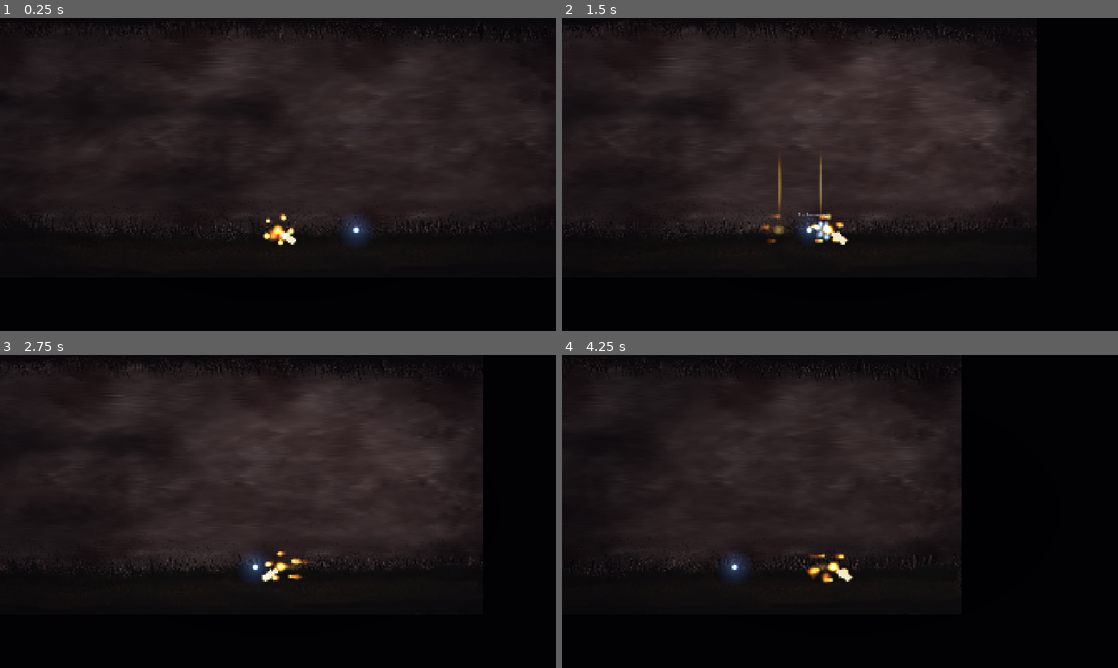
Above: before the commit, frames 1-4 (two rows, left to right).
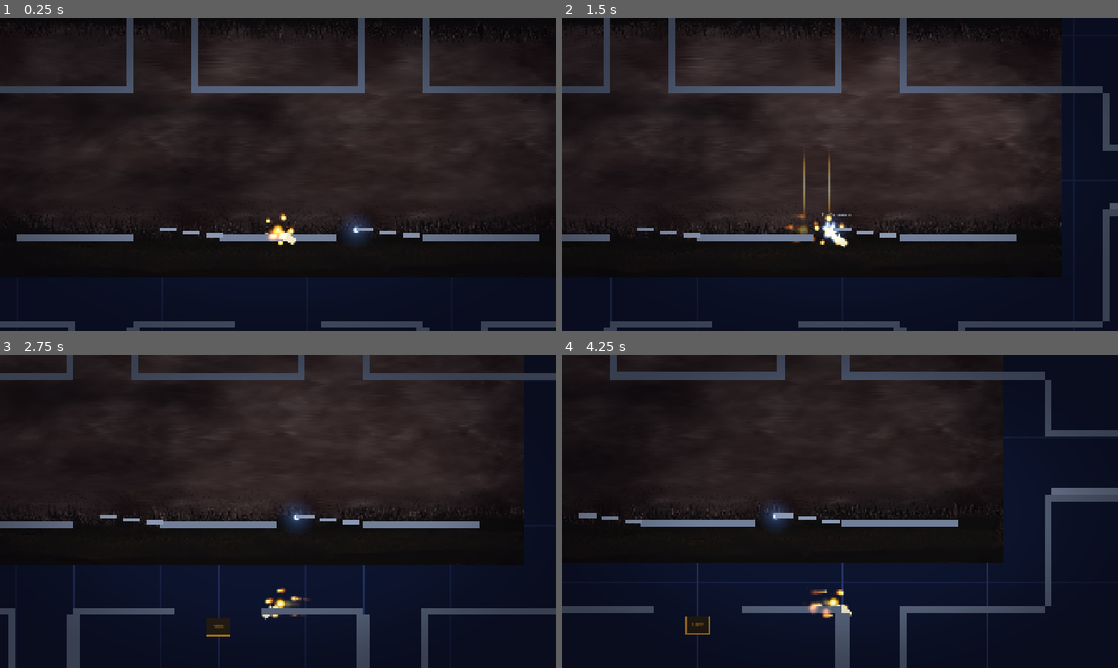
Above: after the commit, the same moments.

Repository: Ito-x/Zell
Game: Godot game, scene res://scenes/world/LesYeux.tscn
Same seed, same stepped clock (60 frames per second), same inputs: the game is played once before the commit and once after it.
Inputs (mouse positions are in pixels of both pictures, inside the frame that each line leads up to):
- Up to frame 1 (0.25 s): no input
- Up to frame 2 (1.5 s): tap Enter at 0.5 s; move the mouse to (962, 158) at 0.52 s; hold D (move_right) from 0.53 s (still down); click (962, 158) at 0.6 s; tap Space (jump) at 0.77 s; move the mouse to (728, 190) at 1.27 s; right-click (728, 190) at 1.35 s
- Up to frame 3 (2.75 s): tap Space (jump) at 1.52 s; move the mouse to (333, 442) at 2.02 s; release D (move_right) at 2.03 s; hold A (move_left) from 2.03 s (still down); tap F (impulsion) at 2.1 s
- Up to frame 4 (4.25 s): move the mouse to (812, 574) at 2.77 s; release A (move_left) at 2.78 s; hold D (move_right) from 2.78 s (still down); tap E (interact) at 2.85 s; tap Space (jump) at 3.02, 3.77 s; move the mouse to (1006, 558) at 3.52 s; hold S (look_down) from 3.53 s (still down)

The runs differ from the first frame. In frame 1, 22% of the frame differs, in the area x 0-100%, y 0-100%; in frame 2, 33%; in frame 3, 46%; in frame 4, 52%.

Commit message:
feat(LesYeux): prototype hub central — plateformes, murs, corridors, grille
Ajout du layout prototype du hub central avec 3 plateformes principales,
6 corridors stubs, fond bleu + grille, et géométrie complète (@tool).

Co-Authored-By: Claude Opus 4.6 <noreply@anthropic.com>

Diff:
--- /dev/null
+++ b/assets/shaders/prototype_grid.gdshader
@@ -0,0 +1,32 @@
+shader_type canvas_item;
+
+// Grille prototype pour le fond du hub
+uniform vec4 bg_color : source_color = vec4(0.05, 0.08, 0.18, 1.0);
+uniform vec4 line_color : source_color = vec4(0.12, 0.18, 0.35, 1.0);
+uniform vec4 major_color : source_color = vec4(0.15, 0.22, 0.42, 1.0);
+uniform float grid_size = 100.0;
+uniform float major_every = 5.0;
+uniform float line_width = 1.0;
+uniform float major_width = 2.0;
+uniform vec2 rect_size = vec2(10000.0, 10000.0);
+
+void fragment() {
+	vec2 pos = UV * rect_size;
+
+	// Lignes mineures
+	vec2 cell = mod(pos, grid_size);
+	float minor = step(cell.x, line_width) + step(cell.y, line_width);
+	minor = clamp(minor, 0.0, 1.0);
+
+	// Lignes majeures
+	float major_size = grid_size * major_every;
+	vec2 major_cell = mod(pos, major_size);
+	float major = step(major_cell.x, major_width) + step(major_cell.y, major_width);
+	major = clamp(major, 0.0, 1.0);
+
+	vec4 color = bg_color;
+	color = mix(color, line_color, minor * 0.5);
+	color = mix(color, major_color, major * 0.8);
+
+	COLOR = color;
+}
--- a/project.godot
+++ b/project.godot
@@ -81,4 +81,4 @@
 [rendering]
 
 rendering_device/driver.windows="d3d12"
-environment/defaults/default_clear_color=Color(0.005, 0.003, 0.012, 1)
+environment/defaults/default_clear_color=Color(0.05, 0.08, 0.18, 1)
--- /dev/null
+++ b/scenes/world/HubBuilder.gd
@@ -0,0 +1,262 @@
+@tool
+extends Node2D
+## Construit la géométrie prototype du hub central (Les Yeux).
+## Chaque mur/plateforme = StaticBody2D + CollisionShape2D + Polygon2D.
+## On ne touche PAS aux nodes existants (Player, Neurone, Sol, Plafond, Background…).
+
+# --- Couleurs prototype ---
+const WALL_COLOR := Color(0.35, 0.40, 0.50)
+const PLAT_COLOR := Color(0.45, 0.50, 0.60)
+const SMALL_PLAT_COLOR := Color(0.55, 0.60, 0.70)
+const DOOR_COLOR := Color(0.8, 0.55, 0.15)
+const DOOR_FILL := Color(0.15, 0.12, 0.08)
+
+# --- Dimensions clés ---
+# Le Player est à (0, 360), pieds à Y≈385.
+# On construit le hub autour de cette position.
+const PLATFORM_Y := 385.0       # surface supérieure des plateformes principales
+const CEILING_Y := -100.0       # bord inférieur du plafond
+const FLOOR_Y := 685.0          # bord supérieur du sol principal
+const WALL_THICK := 24.0
+const HUB_HALF_W := 1200.0      # demi-largeur du hub
+
+func _ready() -> void:
+	# Nettoyer les enfants existants (évite les doublons dans l'éditeur)
+	for child in get_children():
+		child.queue_free()
+
+	_build_platforms()
+	_build_ceiling()
+	_build_floor()
+	_build_walls()
+	_build_door()
+	_build_lower_area()
+	_build_corridors()
+
+# ===========================================
+# PLATEFORMES PRINCIPALES
+# ===========================================
+func _build_platforms() -> void:
+	# 3 plateformes au niveau du joueur (top à PLATFORM_Y)
+	# Le Sol existant sert de collision sous le joueur,
+	# on ajoute les 2 plateformes latérales + les petites plateformes de saut.
+
+	# Plateforme gauche
+	_wall(Vector2(-700, PLATFORM_Y + 12), Vector2(400, WALL_THICK), PLAT_COLOR)
+
+	# Plateforme droite
+	_wall(Vector2(700, PLATFORM_Y + 12), Vector2(400, WALL_THICK), PLAT_COLOR)
+
+	# Petites plateformes de saut (gauche → centre)
+	for i in range(3):
+		var px := -380.0 + i * 80.0
+		_wall(Vector2(px, PLATFORM_Y - 15 + i * 10), Vector2(60, 14), SMALL_PLAT_COLOR)
+
+	# Petites plateformes de saut (centre → droite)
+	for i in range(3):
+		var px := 300.0 + i * 80.0
+		_wall(Vector2(px, PLATFORM_Y - 15 + i * 10), Vector2(60, 14), SMALL_PLAT_COLOR)
+
+# ===========================================
+# PLAFOND (avec 2 ouvertures pour corridors haut)
+# ===========================================
+func _build_ceiling() -> void:
+	var cy := CEILING_Y - WALL_THICK / 2.0  # centre du mur de plafond
+
+	# Section gauche : X = -1200 à -500
+	_wall(Vector2(-850, cy), Vector2(700, WALL_THICK))
+
+	# Ouverture haut-gauche : X = -500 à -300 (200px)
+
+	# Section centre : X = -300 à +300
+	_wall(Vector2(0, cy), Vector2(600, WALL_THICK))
+
+	# Ouverture haut-droite : X = +300 à +500 (200px)
+
+	# Section droite : X = +500 à +1200
+	_wall(Vector2(850, cy), Vector2(700, WALL_THICK))
+
+# ===========================================
+# SOL PRINCIPAL (avec ouvertures pour corridors bas + porte)
+# ===========================================
+func _build_floor() -> void:
+	var fy := FLOOR_Y + WALL_THICK / 2.0
+
+	# Section gauche : X = -1200 à -700
+	_wall(Vector2(-950, fy), Vector2(500, WALL_THICK))
+
+	# Ouverture bas-gauche : X = -700 à -500
+
+	# Section centre-gauche : X = -500 à -150
+	_wall(Vector2(-325, fy), Vector2(350, WALL_THICK))
+
+	# Ouverture porte/centre : X = -150 à +150
+
+	# Section centre-droite : X = +150 à +500
+	_wall(Vector2(325, fy), Vector2(350, WALL_THICK))
+
+	# Ouverture bas-droite : X = +500 à +700
+
+	# Section droite : X = +700 à +1200
+	_wall(Vector2(950, fy), Vector2(500, WALL_THICK))
+
+# ===========================================
+# MURS LATERAUX (avec ouvertures horizontales)
+# ===========================================
+func _build_walls() -> void:
+	var wx_left := -HUB_HALF_W - WALL_THICK / 2.0
+	var wx_right := HUB_HALF_W + WALL_THICK / 2.0
+
+	# Corridor horizontal passe entre Y=100 et Y=300
+	var gap_top := 100.0
+	var gap_bot := 300.0
+
+	# Mur gauche — section haute (plafond → gap)
+	var top_h := gap_top - CEILING_Y
+	_wall(Vector2(wx_left, CEILING_Y + top_h / 2.0), Vector2(WALL_THICK, top_h))
+
+	# Mur gauche — section basse (gap → sol)
+	var bot_h := FLOOR_Y - gap_bot
+	_wall(Vector2(wx_left, gap_bot + bot_h / 2.0), Vector2(WALL_THICK, bot_h))
+
+	# Mur droit — même chose
+	_wall(Vector2(wx_right, CEILING_Y + top_h / 2.0), Vector2(WALL_THICK, top_h))
+	_wall(Vector2(wx_right, gap_bot + bot_h / 2.0), Vector2(WALL_THICK, bot_h))
+
+# ===========================================
+# PORTE (visuel seulement)
+# ===========================================
+func _build_door() -> void:
+	var door_w := 80.0
+	var door_h := 60.0
+	var dy := FLOOR_Y + WALL_THICK + door_h / 2.0 + 10.0
+
+	var door := Polygon2D.new()
+	var hw := door_w / 2.0
+	var hh := door_h / 2.0
+	door.polygon = PackedVector2Array([
+		Vector2(-hw, -hh), Vector2(hw, -hh),
+		Vector2(hw, hh), Vector2(-hw, hh)
+	])
+	door.color = DOOR_FILL
+	door.position = Vector2(0, dy)
+	add_child(door)
+
+	# Contour orange (4 lignes via Line2D)
+	var outline := Line2D.new()
+	outline.points = PackedVector2Array([
+		Vector2(-hw, -hh), Vector2(hw, -hh),
+		Vector2(hw, hh), Vector2(-hw, hh),
+		Vector2(-hw, -hh)
+	])
+	outline.width = 2.0
+	outline.default_color = DOOR_COLOR
+	outline.position = Vector2(0, dy)
+	add_child(outline)
+
+	# Label "PORTE"
+	var label := Label.new()
+	label.text = "PORTE"
+	label.position = Vector2(-20, dy - 10)
+	label.add_theme_font_size_override("font_size", 12)
+	label.add_theme_color_override("font_color", DOOR_COLOR)
+	add_child(label)
+
+# ===========================================
+# ZONE INFÉRIEURE (sous le sol principal)
+# ===========================================
+func _build_lower_area() -> void:
+	var lower_floor_y := FLOOR_Y + 400.0
+	var lfy := lower_floor_y + WALL_THICK / 2.0
+
+	# Sol inférieur
+	_wall(Vector2(0, lfy), Vector2(1000, WALL_THICK))
+
+	# Murs latéraux reliant sol principal → sol inférieur
+	var wall_h := lower_floor_y - FLOOR_Y - WALL_THICK
+	var wall_cy := FLOOR_Y + WALL_THICK + wall_h / 2.0
+	_wall(Vector2(-512, wall_cy), Vector2(WALL_THICK, wall_h))
+	_wall(Vector2(512, wall_cy), Vector2(WALL_THICK, wall_h))
+
+# ===========================================
+# CORRIDORS STUBS (6 directions)
+# ===========================================
+func _build_corridors() -> void:
+	var stub_len := 2000.0
+	var corridor_w := 200.0  # largeur du passage
+
+	# --- HORIZONTAL GAUCHE ---
+	var lx := -HUB_HALF_W - WALL_THICK
+	var gap_top := 100.0
+	var gap_bot := 300.0
+	# Mur haut du couloir
+	_wall(Vector2(lx - stub_len / 2.0, gap_top - WALL_THICK / 2.0), Vector2(stub_len, WALL_THICK))
+	# Mur bas du couloir
+	_wall(Vector2(lx - stub_len / 2.0, gap_bot + WALL_THICK / 2.0), Vector2(stub_len, WALL_THICK))
+	# Mur de fond
+	_wall(Vector2(lx - stub_len - WALL_THICK / 2.0, (gap_top + gap_bot) / 2.0), Vector2(WALL_THICK, gap_bot - gap_top + WALL_THICK))
+	# Sol du couloir
+	_wall(Vector2(lx - stub_len / 2.0, gap_bot - WALL_THICK / 2.0), Vector2(stub_len, WALL_THICK), PLAT_COLOR)
+
+	# --- HORIZONTAL DROITE ---
+	var rx := HUB_HALF_W + WALL_THICK
+	_wall(Vector2(rx + stub_len / 2.0, gap_top - WALL_THICK / 2.0), Vector2(stub_len, WALL_THICK))
+	_wall(Vector2(rx + stub_len / 2.0, gap_bot + WALL_THICK / 2.0), Vector2(stub_len, WALL_THICK))
+	_wall(Vector2(rx + stub_len + WALL_THICK / 2.0, (gap_top + gap_bot) / 2.0), Vector2(WALL_THICK, gap_bot - gap_top + WALL_THICK))
+	_wall(Vector2(rx + stub_len / 2.0, gap_bot - WALL_THICK / 2.0), Vector2(stub_len, WALL_THICK), PLAT_COLOR)
+
+	# --- VERTICAL HAUT-GAUCHE ---
+	var tl_center_x := -400.0  # centre de l'ouverture (-500 à -300)
+	_vert_corridor(tl_center_x, CEILING_Y, -1.0, corridor_w, stub_len)
+
+	# --- VERTICAL HAUT-DROITE ---
+	var tr_center_x := 400.0
+	_vert_corridor(tr_center_x, CEILING_Y, -1.0, corridor_w, stub_len)
+
+	# --- VERTICAL BAS-GAUCHE ---
+	var bl_center_x := -600.0  # centre de l'ouverture (-700 à -500)
+	_vert_corridor(bl_center_x, FLOOR_Y + WALL_THICK, 1.0, corridor_w, stub_len)
+
+	# --- VERTICAL BAS-DROITE ---
+	var br_center_x := 600.0
+	_vert_corridor(br_center_x, FLOOR_Y + WALL_THICK, 1.0, corridor_w, stub_len)
+
+func _vert_corridor(center_x: float, start_y: float, direction: float, width: float, length: float) -> void:
+	# direction: -1 = vers le haut, +1 = vers le bas
+	var half_w := width / 2.0
+	var cy := start_y + direction * length / 2.0
+
+	# Mur gauche
+	_wall(Vector2(center_x - half_w - WALL_THICK / 2.0, cy), Vector2(WALL_THICK, length))
+	# Mur droit
+	_wall(Vector2(center_x + half_w + WALL_THICK / 2.0, cy), Vector2(WALL_THICK, length))
+	# Mur de fond
+	var end_y := start_y + direction * length
+	_wall(Vector2(center_x, end_y + direction * WALL_THICK / 2.0), Vector2(width + WALL_THICK * 2, WALL_THICK))
+
+# ===========================================
+# UTILITAIRE : créer un mur/plateforme
+# ===========================================
+func _wall(pos: Vector2, size: Vector2, color: Color = WALL_COLOR) -> StaticBody2D:
+	var body := StaticBody2D.new()
+	body.position = pos
+
+	# Collision
+	var col := CollisionShape2D.new()
+	var rect := RectangleShape2D.new()
+	rect.size = size
+	col.shape = rect
+	body.add_child(col)
+
+	# Visuel
+	var visual := Polygon2D.new()
+	var hs := size / 2.0
+	visual.polygon = PackedVector2Array([
+		Vector2(-hs.x, -hs.y), Vector2(hs.x, -hs.y),
+		Vector2(hs.x, hs.y), Vector2(-hs.x, hs.y)
+	])
+	visual.color = color
+	body.add_child(visual)
+
+	add_child(body)
+	return body
--- a/scenes/world/LesYeux.tscn
+++ b/scenes/world/LesYeux.tscn
@@ -6,6 +6,8 @@
 [ext_resource type="PackedScene" path="res://scenes/world/Neurone.tscn" id="4_neurone"]
 [ext_resource type="Shader" path="res://assets/shaders/vignette.gdshader" id="5_vignette"]
 [ext_resource type="Script" path="res://scenes/world/BackgroundFlesh.gd" id="6_bgflesh"]
+[ext_resource type="Shader" path="res://assets/shaders/prototype_grid.gdshader" id="7_grid"]
+[ext_resource type="Script" path="res://scenes/world/HubBuilder.gd" id="8_hub"]
 
 [sub_resource type="Environment" id="Environment_yeux"]
 background_mode = 0
@@ -43,11 +45,21 @@
 shader_parameter/outer = 1.15
 shader_parameter/pulse_speed = 0.05
 
+[sub_resource type="ShaderMaterial" id="Mat_grid"]
+shader = ExtResource("7_grid")
+shader_parameter/bg_color = Color(0.05, 0.08, 0.18, 1)
+shader_parameter/line_color = Color(0.12, 0.18, 0.35, 1)
+shader_parameter/major_color = Color(0.15, 0.22, 0.42, 1)
+shader_parameter/grid_size = 100.0
+shader_parameter/major_every = 5.0
+shader_parameter/line_width = 1.0
+shader_parameter/major_width = 2.0
+
 [sub_resource type="RectangleShape2D" id="Shape_sol"]
-size = Vector2(6000, 200)
+size = Vector2(400, 24)
 
 [sub_resource type="RectangleShape2D" id="Shape_plafond"]
-size = Vector2(6000, 200)
+size = Vector2(10, 10)
 
 [node name="LesYeux" type="Node2D"]
 
@@ -64,13 +76,17 @@
 player_path = NodePath("../Player")
 
 [node name="Sol" type="StaticBody2D" parent="."]
-position = Vector2(0, 485)
+position = Vector2(0, 397)
 
 [node name="CollisionShape2D" type="CollisionShape2D" parent="Sol"]
 shape = SubResource("Shape_sol")
 
+[node name="Visual" type="Polygon2D" parent="Sol"]
+polygon = PackedVector2Array(-200, -12, 200, -12, 200, 12, -200, 12)
+color = Color(0.45, 0.5, 0.6, 1)
+
 [node name="Plafond" type="StaticBody2D" parent="."]
-position = Vector2(0, -485)
+position = Vector2(0, -5000)
 
 [node name="CollisionShape2D" type="CollisionShape2D" parent="Plafond"]
 shape = SubResource("Shape_plafond")
@@ -91,3 +107,14 @@
 anchor_bottom = 1.0
 grow_horizontal = 2
 grow_vertical = 2
+
+[node name="BackgroundGrid" type="ColorRect" parent="."]
+z_index = -50
+material = SubResource("Mat_grid")
+offset_left = -5000.0
+offset_top = -5000.0
+offset_right = 5000.0
+offset_bottom = 5000.0
+
+[node name="Hub" type="Node2D" parent="."]
+script = ExtResource("8_hub")
Not shown, added: assets/shaders/prototype_grid.gdshader.uid
Not shown, added: scenes/world/HubBuilder.gd.uid
Not shown: 1 places in scenes/world/LesYeux.tscn that only renumber resources
